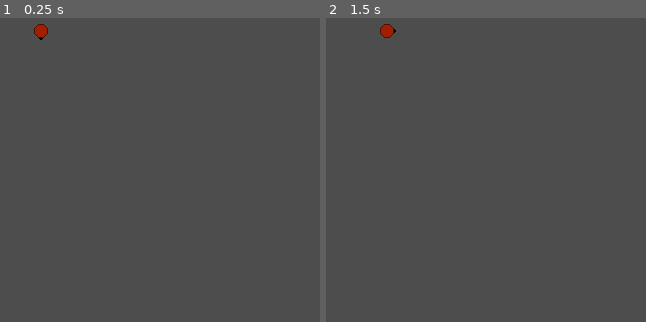
Above: before the commit, frames 1-2 (left to right).
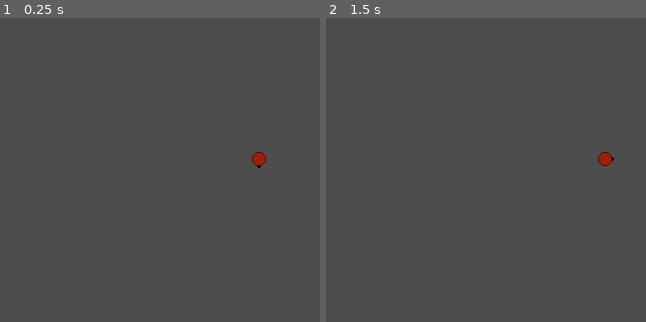
Above: after the commit, the same moments.

Repository: Romainalex/Profusion-of-Chaos
Game: Godot game, scene res://Scene/Level/hub.tscn
The game is run twice, just before and just after one commit, with the same random seed, the same clock (stepped at 60 frames per second) and the same inputs.
Inputs (mouse positions are % of the whole screen's width and height, from its top left):
- Up to frame 1 (0.25 s): no input
- Up to frame 2 (1.5 s): tap Enter at 0.5 s; move the mouse to (72, 41) at 0.52 s; hold D (Right_action) 0.53-1.28 s; click (72, 41) at 0.6 s; tap Space (Esquive_action) at 1.25 s; move the mouse to (30, 52) at 1.27 s; hold S (Down_action) from 1.28 s (still down); right-click (30, 52) at 1.35 s
The pictures show only the part of the screen within x 10-60%, y 0-50%; the shares and areas given below are measured in that part.
In our replay, the window is 640x648 before the commit and 640x360 after it. These sizes can differ from the game's own. Grey fills any space a smaller window leaves; there, only what the larger window draws over its background counts as a difference.

The runs differ from the first frame. In frame 1, 0.3% of the frame differs, in the area x 10-84%, y 1-50%; in frame 2, 0.3%.

Commit message:
Ajout de la mise en pause du jeu lors d'une interaction avec un pnj + ajout du logo BTM au lancement du jeu

Diff:
--- a/Autoload/Events.gd
+++ b/Autoload/Events.gd
@@ -12,5 +12,6 @@
 
 signal character_pv_changed(pv)
 signal actor_died(target)
+signal pnj_interaction(pnj)
 
 signal room_finished()
--- /dev/null
+++ b/Resource/PNJ/Hephaistos.tres
@@ -0,0 +1,7 @@
+[gd_resource type="Resource" script_class="PNJData" load_steps=2 format=3 uid="uid://c3vd3e3ea6qhx"]
+
+[ext_resource type="Script" path="res://Resource/PNJData.gd" id="1_3tcc6"]
+
+[resource]
+script = ExtResource("1_3tcc6")
+pnj_name = "Hephaistos"
--- /dev/null
+++ b/Resource/PNJData.gd
@@ -0,0 +1,5 @@
+extends Resource
+class_name PNJData
+
+
+@export var pnj_name : String = ""
--- a/Scene/Actor/Character/Character.tscn
+++ b/Scene/Actor/Character/Character.tscn
@@ -25,4 +25,14 @@
 
 [node name="AttackBehaviour" parent="." index="4" instance=ExtResource("4_rjdpt")]
 
+[node name="Camera2D" type="Camera2D" parent="." index="5"]
+position_smoothing_enabled = true
+drag_horizontal_enabled = true
+drag_vertical_enabled = true
+drag_left_margin = 0.1
+drag_top_margin = 0.1
+drag_right_margin = 0.1
+drag_bottom_margin = 0.1
+metadata/_edit_lock_ = true
+
 [editable path="AttackBehaviour"]
--- a/Scene/Actor/PNJ/Hephaistos/Hephaistos.tscn
+++ b/Scene/Actor/PNJ/Hephaistos/Hephaistos.tscn
@@ -1,7 +1,24 @@
-[gd_scene load_steps=5 format=3 uid="uid://c6iodv62becyt"]
+[gd_scene load_steps=9 format=3 uid="uid://c6iodv62becyt"]
 
 [ext_resource type="PackedScene" uid="uid://cmtia6edn0hwa" path="res://Scene/Actor/PNJ/PNJ.tscn" id="1_6qnn8"]
+[ext_resource type="Texture2D" uid="uid://7osy8dubn2p1" path="res://Scene/Actor/PNJ/Sprite/PNJ.png" id="2_4xayw"]
+[ext_resource type="Resource" uid="uid://c3vd3e3ea6qhx" path="res://Resource/PNJ/Hephaistos.tres" id="2_nsd2r"]
 [ext_resource type="Texture2D" uid="uid://pn41ig6cokj4" path="res://Scene/UI/keyboard_e.png" id="3_30cba"]
+
+[sub_resource type="AtlasTexture" id="AtlasTexture_t8iqn"]
+atlas = ExtResource("2_4xayw")
+region = Rect2(0, 0, 64, 64)
+
+[sub_resource type="SpriteFrames" id="SpriteFrames_ywc5p"]
+animations = [{
+"frames": [{
+"duration": 1.0,
+"texture": SubResource("AtlasTexture_t8iqn")
+}],
+"loop": true,
+"name": &"Work",
+"speed": 5.0
+}]
 
 [sub_resource type="CircleShape2D" id="CircleShape2D_8heci"]
 radius = 30.0167
@@ -9,9 +26,14 @@
 [sub_resource type="CircleShape2D" id="CircleShape2D_jyob7"]
 radius = 61.2046
 
-[node name="PNJ" instance=ExtResource("1_6qnn8")]
+[node name="Hephaistos" instance=ExtResource("1_6qnn8")]
+pnj_data = ExtResource("2_nsd2r")
 
-[node name="CollisionShape2D" parent="." index="0"]
+[node name="AnimatedSprite" parent="." index="0"]
+sprite_frames = SubResource("SpriteFrames_ywc5p")
+animation = &"Work"
+
+[node name="CollisionShape2D" parent="." index="1"]
 shape = SubResource("CircleShape2D_8heci")
 debug_color = Color(0, 0.65098, 0.0117647, 0.419608)
 
--- a/Scene/Actor/PNJ/PNJ.gd
+++ b/Scene/Actor/PNJ/PNJ.gd
@@ -2,7 +2,10 @@
 class_name PNJ
 
 
+
 @onready var interaction_sprite = $InteractingSprite
+
+@export var pnj_data : PNJData = null
 
 
 #### ACCESSORS ####
@@ -22,11 +25,11 @@
 #### LOGICS ####
 
 # Masquage de la fonction hurt() de Actor.gd pour rendre les PNJ invulnérable
-func hurt(damage: int) -> void:
+func hurt(_damage: int) -> void:
 	pass
 
 func interact() -> void:
-	print("interaction")
+	EVENTS.emit_signal("pnj_interaction", pnj_data.pnj_name)
 
 
 #### SIGNAL RESPONSES ####
--- a/Scene/Actor/PNJ/PNJ.tscn
+++ b/Scene/Actor/PNJ/PNJ.tscn
@@ -7,10 +7,10 @@
 [node name="PNJ" type="CharacterBody2D"]
 script = ExtResource("1_bqgxi")
 
-[node name="CollisionShape2D" type="CollisionShape2D" parent="."]
+[node name="AnimatedSprite" type="AnimatedSprite2D" parent="."]
 metadata/_edit_lock_ = true
 
-[node name="AnimatedSprite" type="AnimatedSprite2D" parent="."]
+[node name="CollisionShape2D" type="CollisionShape2D" parent="."]
 metadata/_edit_lock_ = true
 
 [node name="InteractionArea" type="Area2D" parent="."]
--- a/Scene/Level/hub.tscn
+++ b/Scene/Level/hub.tscn
@@ -1,7 +1,9 @@
-[gd_scene load_steps=3 format=3 uid="uid://740xgis2sqf5"]
+[gd_scene load_steps=5 format=3 uid="uid://740xgis2sqf5"]
 
 [ext_resource type="PackedScene" uid="uid://dcqgi85erd4p3" path="res://Scene/Actor/Character/L'homme_d'affaire/LHommeDAffaire.tscn" id="1_y2e7b"]
 [ext_resource type="PackedScene" uid="uid://c6iodv62becyt" path="res://Scene/Actor/PNJ/Hephaistos/Hephaistos.tscn" id="2_50giu"]
+[ext_resource type="Script" path="res://Scene/UI/Blackwell.gd" id="3_3onsu"]
+[ext_resource type="Script" path="res://Scene/UI/Commerce/Commerce.gd" id="4_p62xh"]
 
 [node name="Hub" type="Node2D"]
 
@@ -10,3 +12,32 @@
 
 [node name="PNJ" parent="." instance=ExtResource("2_50giu")]
 position = Vector2(555, 77)
+
+[node name="CanvasLayer" type="CanvasLayer" parent="."]
+
+[node name="UI" type="Control" parent="CanvasLayer"]
+process_mode = 3
+layout_mode = 3
+anchors_preset = 15
+anchor_right = 1.0
+anchor_bottom = 1.0
+grow_horizontal = 2
+grow_vertical = 2
+
+[node name="BlackVell" type="ColorRect" parent="CanvasLayer/UI"]
+layout_mode = 1
+anchors_preset = 15
+anchor_right = 1.0
+anchor_bottom = 1.0
+grow_horizontal = 2
+grow_vertical = 2
+color = Color(0, 0, 0, 0)
+script = ExtResource("3_3onsu")
+
+[node name="Commerce" type="Control" parent="CanvasLayer/UI"]
+anchors_preset = 0
+offset_right = 40.0
+offset_bottom = 40.0
+script = ExtResource("4_p62xh")
+
+[connection signal="hidden_commerce_changed" from="CanvasLayer/UI/Commerce" to="CanvasLayer/UI/BlackVell" method="_on_Commerce_hidden_commerce_changed"]
--- /dev/null
+++ b/Scene/UI/Blackwell.gd
@@ -0,0 +1,36 @@
+extends ColorRect
+class_name BlackVell
+
+var tween : Tween
+
+#### ACCESSORS ####
+
+
+
+
+
+#### BUILT-IN ####
+
+
+
+
+
+#### LOGICS ####
+
+
+func fade(fade_in: bool) -> void:
+	tween = create_tween().set_trans(Tween.TRANS_LINEAR)
+	var to = Color(0.0, 0.0, 0.0, 0.5) if fade_in else Color(0.0, 0.0, 0.0, 0.0)
+
+	tween.tween_property(self, "color", to, 0.5).from(color)
+
+
+#### INPUTS ####
+
+
+
+
+#### SIGNAL RESPONSES ####
+
+func _on_Commerce_hidden_commerce_changed(value: bool) -> void:
+	fade(!value)
--- /dev/null
+++ b/Scene/UI/Commerce/Commerce.gd
@@ -0,0 +1,43 @@
+extends Control
+class_name Commerce
+
+
+var hidden_commerce : bool = true
+
+
+signal hidden_commerce_changed(value)
+
+
+#### ACCESSORS ####
+
+func set_hidden_commerce(val: bool) -> void:
+	if val != hidden_commerce:
+		hidden_commerce = val
+		print(hidden_commerce)
+		emit_signal("hidden_commerce_changed", hidden_commerce)
+func get_hidden_commerce() -> bool: return hidden_commerce
+
+
+#### BUILT-IN ####
+
+func _ready() -> void:
+	EVENTS.connect("pnj_interaction", Callable(self, "_on_EVENTS_pnj_interaction"))
+	connect("hidden_commerce_changed", Callable(self, "_on_hidden_commerce_changed"))
+
+
+func _input(_event: InputEvent) -> void:
+
+	if hidden_commerce:
+		return
+
+	if Input.is_action_just_pressed("Menu_action"):
+		set_hidden_commerce(true)
+
+
+#### SIGNAL RESPONSES ####
+
+func _on_EVENTS_pnj_interaction(_pnj: String) -> void:
+	set_hidden_commerce(false)
+
+func _on_hidden_commerce_changed(_val: bool) -> void:
+	get_tree().paused = !hidden_commerce
--- a/project.godot
+++ b/project.godot
@@ -13,7 +13,10 @@
 config/name="Prototype"
 run/main_scene="res://Scene/Level/hub.tscn"
 config/features=PackedStringArray("4.2", "Mobile")
-config/icon="res://icon.svg"
+boot_splash/bg_color=Color(1, 1, 1, 1)
+boot_splash/image="res://BTM_logo.png"
+boot_splash/fullsize=false
+config/icon="res://BTM_logo.png"
 
 [autoload]
 
@@ -23,6 +26,7 @@
 [display]
 
 window/size/viewport_width=640
+window/size/viewport_height=360
 window/size/mode=3
 window/size/borderless=true
 
Binary file added: BTM_logo.png
Not shown, added: BTM_logo.png.import
Renamed: Scene/Actor/AttackData.gd -> Resource/AttackData.gd
Renamed: Scene/Actor/PNJ/Hephaistos/Sprite/PNJ.png -> Scene/Actor/PNJ/Sprite/PNJ.png
Not shown, changed: Scene/Actor/PNJ/Sprite/PNJ.png.import
